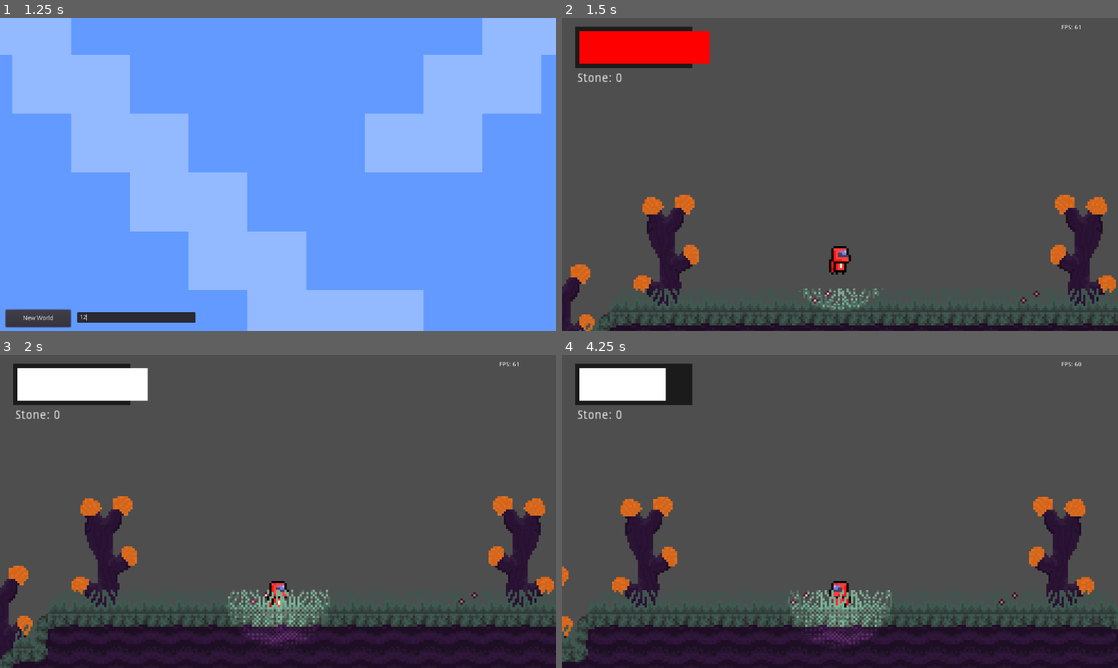
Above: before the commit, frames 1-4 (two rows, left to right).
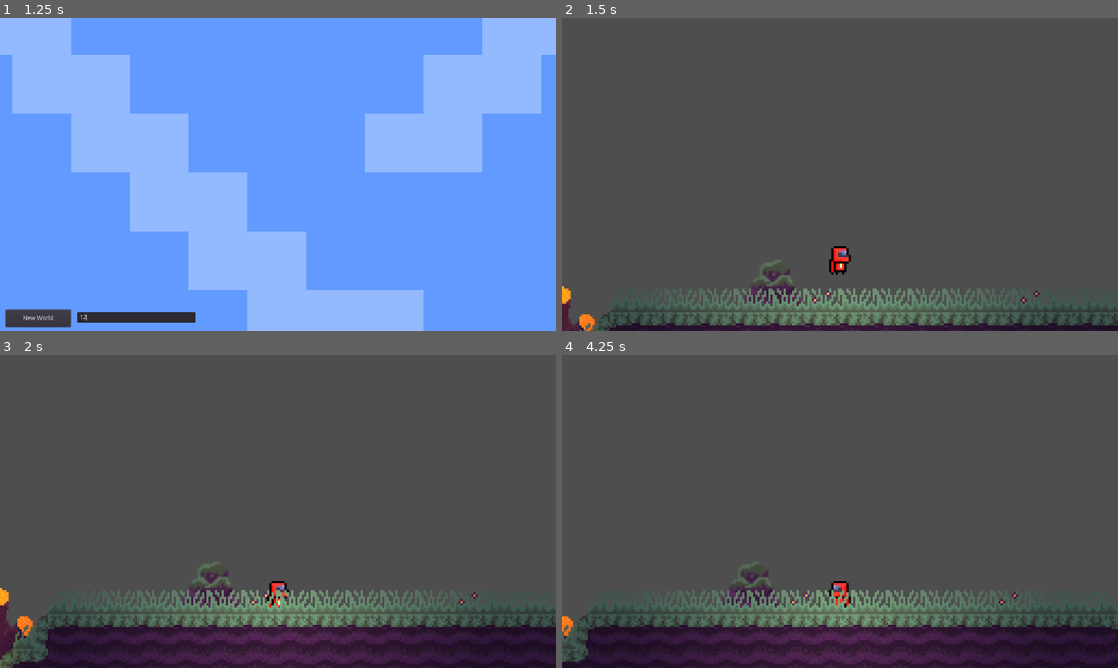
Above: after the commit, the same moments.

Repository: Gluipertje/Space-Union
Game: Godot game, scene res://src/scenes/menu.tscn
Two runs of this game, one before a commit and one after it. Both use one fixed random seed, a clock stepped at 60 frames per second and the inputs below.
Inputs (mouse positions are in pixels of both pictures, inside the frame that each line leads up to):
- Up to frame 1 (1.25 s): click (139, 318) at 0.52 s; type "12" at 0.6 s
- Up to frame 2 (1.5 s): click "New World" at 1.25 s
- Up to frame 3 (2 s): no input
- Up to frame 4 (4.25 s): tap Enter at 2 s; move the mouse to (962, 495) at 2.02 s; press the mouse at (962, 495) at 2.03 s; hold D (move_right) 2.03-3.53 s; tap Space (jump) at 2.27, 3.02 s; move the mouse to (728, 527) at 2.77 s; release the mouse at (728, 527) at 2.78 s; click (728, 527) at 2.85 s; move the mouse to (895, 442) at 3.52 s; hold A (move_left) from 3.53 s (still down); hold Shift (sprint) from 3.53 s (still down); click (895, 442) at 3.8 s

Frame 1 is identical in both runs. In frame 2, 12% of the frame differs, in the area x 0-100%, y 2-100%; in frame 3, 14%; in frame 4, 13%.

Commit message:
cum

Diff:
--- a/src/actors/Player.tscn
+++ b/src/actors/Player.tscn
@@ -2,16 +2,16 @@
 
 [ext_resource path="res://src/actors/PlayerController.gd" type="Script" id=1]
 [ext_resource path="res://src/actors/Animations/playerIdle.tres" type="Texture" id=2]
-[ext_resource path="res://assets/misc/lightgras.png" type="Texture" id=3]
+[ext_resource path="res://assets/2DLight.png" type="Texture" id=3]
 [ext_resource path="res://src/gamelogic/GUI/SaveButton.gd" type="Script" id=5]
 [ext_resource path="res://src/gamelogic/GUI/JetpackBar.gd" type="Script" id=10]
 
-[sub_resource type="RectangleShape2D" id=1]
-extents = Vector2( 5, 7.5 )
+[sub_resource type="CapsuleShape2D" id=1]
+radius = 4.94368
+height = 5.33528
 
 [node name="Player" type="KinematicBody2D"]
 position = Vector2( -2, 0 )
-z_index = -1
 z_as_relative = false
 collision_mask = 4
 script = ExtResource( 1 )
@@ -22,6 +22,11 @@
 maxfallvelocity = 500.0
 sprintmultiplier = 2.0
 
+[node name="Camera2D" type="Camera2D" parent="."]
+offset = Vector2( 0, -39.049 )
+current = true
+zoom = Vector2( 0.2, 0.2 )
+
 [node name="CollisionShape2D" type="CollisionShape2D" parent="."]
 position = Vector2( 0, 0.5 )
 shape = SubResource( 1 )
@@ -29,17 +34,22 @@
 [node name="Sprite" type="Sprite" parent="."]
 texture = ExtResource( 2 )
 
-[node name="Camera2D" type="Camera2D" parent="."]
-offset = Vector2( 0, -39.049 )
-current = true
-zoom = Vector2( 0.2, 0.2 )
+[node name="Light2D" type="Light2D" parent="."]
+texture = ExtResource( 3 )
+texture_scale = 0.4
+color = Color( 0.945098, 0.870588, 0.552941, 1 )
 
-[node name="Control" type="Control" parent="Camera2D"]
+[node name="CanvasLayer" type="CanvasLayer" parent="."]
+follow_viewport_enable = true
+
+[node name="Control" type="Control" parent="CanvasLayer"]
+margin_left = -2.0
+margin_right = -2.0
 __meta__ = {
 "_edit_use_anchors_": false
 }
 
-[node name="Button" type="Button" parent="Camera2D/Control"]
+[node name="Button" type="Button" parent="CanvasLayer/Control"]
 visible = false
 margin_left = -311.0
 margin_top = 153.0
@@ -51,7 +61,7 @@
 "_edit_use_anchors_": false
 }
 
-[node name="FPSText" type="Label" parent="Camera2D/Control"]
+[node name="FPSText" type="Label" parent="CanvasLayer/Control"]
 margin_left = 101.809
 margin_top = -108.088
 margin_right = 127.809
@@ -62,28 +72,7 @@
 "_edit_use_anchors_": false
 }
 
-[node name="Stamina" type="ColorRect" parent="Camera2D/Control"]
-visible = false
-margin_left = -256.0
-margin_top = -143.0
-margin_right = -200.0
-margin_bottom = -103.0
-color = Color( 0.109804, 0.109804, 0.109804, 1 )
-__meta__ = {
-"_edit_use_anchors_": false
-}
-
-[node name="Bar" type="ColorRect" parent="Camera2D/Control/Stamina"]
-visible = false
-margin_left = 0.948174
-margin_top = 4.71761
-margin_right = 38.9482
-margin_bottom = 24.7176
-__meta__ = {
-"_edit_use_anchors_": false
-}
-
-[node name="Jetpack" type="ColorRect" parent="Camera2D/Control"]
+[node name="Jetpack" type="ColorRect" parent="CanvasLayer/Control"]
 margin_left = -122.0
 margin_top = -107.0
 margin_right = -68.0
@@ -94,7 +83,7 @@
 "_edit_use_anchors_": false
 }
 
-[node name="Bar1" type="ColorRect" parent="Camera2D/Control/Jetpack"]
+[node name="Bar1" type="ColorRect" parent="CanvasLayer/Control/Jetpack"]
 margin_left = 2.0
 margin_top = 2.0
 margin_right = 52.0
@@ -103,7 +92,7 @@
 "_edit_use_anchors_": false
 }
 
-[node name="StoneText" type="Label" parent="Camera2D/Control"]
+[node name="StoneText" type="Label" parent="CanvasLayer/Control"]
 margin_left = -121.248
 margin_top = -85.815
 margin_right = -2.24757
@@ -113,9 +102,5 @@
 __meta__ = {
 "_edit_use_anchors_": false
 }
-
-[node name="Light2D" type="Light2D" parent="."]
-texture = ExtResource( 3 )
-color = Color( 1, 0.972549, 0.858824, 1 )
-[connection signal="player_stats_changed" from="." to="Camera2D/Control/Jetpack" method="_on_Player_player_stats_changed"]
-[connection signal="pressed" from="Camera2D/Control/Button" to="Camera2D/Control/Button" method="_on_Button_pressed"]
+[connection signal="player_stats_changed" from="." to="CanvasLayer/Control/Jetpack" method="_on_Player_player_stats_changed"]
+[connection signal="pressed" from="CanvasLayer/Control/Button" to="CanvasLayer/Control/Button" method="_on_Button_pressed"]
--- a/src/actors/PlayerController.gd
+++ b/src/actors/PlayerController.gd
@@ -8,8 +8,8 @@
 var _jumpCount = 0 # This portion declares all 'private' variables which cant be accessed by other scripts
 
 onready var camera = get_node("Camera2D")
-onready var FPSText = get_node("Camera2D/Control/FPSText")
-onready var StoneText = get_node("Camera2D/Control/StoneText")
+onready var FPSText = get_node("CanvasLayer/Control/FPSText")
+onready var StoneText = get_node("CanvasLayer/Control/StoneText")
 #onready var jetpackParticle = get_node( "Particles2D") # This portion gets some other nodes which are attached to the player
 
 var normalJumpStrength = 180
--- a/src/gamelogic/GUI/JetpackBar.gd
+++ b/src/gamelogic/GUI/JetpackBar.gd
@@ -4,7 +4,7 @@
 	$Bar1.color = Color(1, 1, 1, 1)
 
 func _on_Player_player_stats_changed(var player):
-	$Bar1.rect_size.x = 60 * player.JPFuel / player.maxJPFuel
+	$Bar1.rect_size.x = 50 * player.JPFuel / player.maxJPFuel
 	$Bar1.color = Color(1, 1, 1, 1)
 	if !player.canJump or !player.canSprint:
 		$Bar1.color = Color(1, 0, 0, 1)
--- a/src/gamelogic/GUI/NewLoadButtons.gd
+++ b/src/gamelogic/GUI/NewLoadButtons.gd
@@ -1,6 +1,6 @@
 extends Control
 
-onready var newWorld = 'res://src/scenes/templevel.tscn'
+onready var newWorld = 'res://src/scenes/worldAl1.tscn'
 export var seedRaw: = '0'
 
 func _on_Button2_pressed() -> void:
--- a/src/gamelogic/GUI/StaminaBar.gd
+++ /dev/null
@@ -1,4 +0,0 @@
-extends ColorRect
-
-func _on_Player_player_stats_changed(var player):
-	$Bar.rect_size.x = 38 * player.stamina / player.maxStamina
--- a/src/gamelogic/Rocks1.gd
+++ b/src/gamelogic/Rocks1.gd
@@ -2,34 +2,34 @@
 
 var terrain = global.terrainArray
 
-onready var RockAl11 = preload('res://src/obj/alien1/Rock1.tscn')
-onready var RockAl12 = preload('res://src/obj/alien1/Rock2.tscn')
+onready var Rock1 = preload('res://src/obj/alien1/Rock1.tscn')
+onready var Rock2 = preload('res://src/obj/alien1/Rock2.tscn')
 
-onready var rocksAl1S = [RockAl11]
-onready var rocksAl1M = [RockAl12]
-onready var rocksAl1 = [rocksAl1S, rocksAl1M]
+onready var rocksS = [Rock1]
+onready var rocksM = [Rock2]
+onready var rocks = [rocksS, rocksM]
 
 func _ready() -> void:
 	GenRocks1()
 
 func GenRocks1():
 	for x in range(0, terrain.size() - 16):
-		var rockC = rocksAl1[rand_range(0, rocksAl1.size())]
-		var randTS = rand_range(0, rocksAl1S.size())
-		var randTM = rand_range(0, rocksAl1M.size())
+		var rockC = rocks[rand_range(0, rocks.size())]
+		var randTS = rand_range(0, rocksS.size())
+		var randTM = rand_range(0, rocksM.size())
 		var rand = randi() % 10
 		if rand == 5:
-			if rockC == rocksAl1S:
+			if rockC == rocksS:
 				if terrain[x] - terrain[x + 1] != 16 and terrain[x] - terrain[x - 1] != 16:
-					var Rock = rocksAl1S[randTS]
+					var Rock = rocksS[randTS]
 					var Rockin = Rock.instance()
 					Rockin.position = Vector2(x * 16, terrain[x] - 24)
 					Rockin.set_name('Rock_' + str(x))
 					get_tree().get_root().add_child(Rockin, true)
 					print('Rock added at ' + str(x * 16) + ' ' + str(terrain[x] * 16 - 24) + ' On round ' + str(x))
-			elif rockC == rocksAl1M:
+			elif rockC == rocksM:
 				if terrain[x -1] - terrain[x] == 0 and terrain[x] - terrain[x + 1] == 0:
-					var Rock = rocksAl1M[randTM]
+					var Rock = rocksM[randTM]
 					var Rockin = Rock.instance()
 					Rockin.position = Vector2(x * 16, terrain[x] - 24)
 					Rockin.set_name('Rock_' + str(x))
--- a/src/gamelogic/Trees1.gd
+++ b/src/gamelogic/Trees1.gd
@@ -6,8 +6,10 @@
 onready var Tree2 = preload('res://src/obj/alien1/Tree2.tscn')
 onready var Tree3 = preload('res://src/obj/alien1/Tree4.tscn')
 onready var Tree4 = preload('res://src/obj/alien1/Tree5.tscn')
+onready var Tree5 = preload('res://src/obj/alien1/Tree6.tscn')
+onready var Tree6 = preload('res://src/obj/alien1/Tree7.tscn')
 
-onready var trees = [Tree1, Tree2, Tree3, Tree4]
+onready var trees = [Tree1, Tree2, Tree3, Tree4, Tree5, Tree6]
 
 func _ready() -> void:
 	GenTrees1()
--- a/src/misc/RockHarvest.gd
+++ /dev/null
@@ -1,17 +0,0 @@
-extends Area2D
-
-onready var particles = get_node("Particles2D")
-
-var maxHealth = 3
-var health = 3
-
-func _input_event(viewport, event, shape_idx):
-	if event.is_action_pressed('lclick'):
-		print("Clicked")
-		particles.set_emitting(true)
-		if health > 0:
-			health -= 1
-
-		if health == 0:
-			global.playerInventoryStone += randi() % 6
-			queue_free()
--- /dev/null
+++ b/src/misc/RockHarvestAl1.gd
@@ -0,0 +1,28 @@
+extends Area2D
+
+onready var particles = load("res://src/misc/rockMinePartAl1.tscn")
+
+var maxHealth = 3
+var health = 3
+
+func _enter_tree() -> void:
+	var rand = randi() % 2
+	if rand == 1:
+		$Sprite.set_flip_h(true)
+	else:
+		$Sprite.set_flip_h(false)
+
+func _input_event(viewport, event, shape_idx):
+	if event.is_action_pressed('lclick'):
+		print("Clicked")
+		var particles_inst = particles.instance()
+		add_child(particles_inst)
+
+		if health == 0:
+			add_child(particles_inst)
+			print("bruh")
+			global.playerInventoryStone += randi() % 6
+			queue_free()
+
+		if health > 0:
+			health -= 1
--- /dev/null
+++ b/src/misc/deleteParticles.gd
@@ -0,0 +1,4 @@
+extends Particles2D
+
+func _on_Timer_timeout() -> void:
+	queue_free()
--- /dev/null
+++ b/src/misc/randomDirection.gd
@@ -0,0 +1,8 @@
+extends Area2D
+
+func _enter_tree() -> void:
+	var rand = randi() % 2
+	if rand == 1:
+		$Sprite.set_flip_h(true)
+	else:
+		$Sprite.set_flip_h(false)
--- /dev/null
+++ b/src/misc/rockMinePartAl1.tscn
@@ -0,0 +1,18 @@
+[gd_scene load_steps=4 format=2]
+
+[ext_resource path="res://src/misc/deleteParticles.gd" type="Script" id=1]
+[ext_resource path="res://assets/part12.png" type="Texture" id=2]
+[ext_resource path="res://src/obj/alien1/Rock.tres" type="Material" id=3]
+
+[node name="Particles2D" type="Particles2D"]
+position = Vector2( 0, 10 )
+lifetime = 2.0
+explosiveness = 1.0
+process_material = ExtResource( 3 )
+texture = ExtResource( 2 )
+script = ExtResource( 1 )
+
+[node name="Timer" type="Timer" parent="."]
+wait_time = 2.0
+autostart = true
+[connection signal="timeout" from="Timer" to="." method="_on_Timer_timeout"]
--- a/src/obj/alien1/Rock1.tscn
+++ b/src/obj/alien1/Rock1.tscn
@@ -1,9 +1,7 @@
-[gd_scene load_steps=6 format=2]
+[gd_scene load_steps=4 format=2]
 
 [ext_resource path="res://assets/Deco/Alien1/Rock14.png" type="Texture" id=1]
-[ext_resource path="res://src/misc/RockHarvest.gd" type="Script" id=2]
-[ext_resource path="res://assets/part12.png" type="Texture" id=3]
-[ext_resource path="res://src/obj/alien1/Rock.tres" type="Material" id=4]
+[ext_resource path="res://src/misc/RockHarvestAl1.gd" type="Script" id=2]
 
 [sub_resource type="RectangleShape2D" id=1]
 extents = Vector2( 8.18349, 24.1896 )
@@ -19,13 +17,3 @@
 
 [node name="CollisionShape2D" type="CollisionShape2D" parent="."]
 shape = SubResource( 1 )
-
-[node name="Particles2D" type="Particles2D" parent="."]
-emitting = false
-amount = 16
-lifetime = 0.5
-one_shot = true
-explosiveness = 1.0
-randomness = 0.57
-process_material = ExtResource( 4 )
-texture = ExtResource( 3 )
--- a/src/obj/alien1/Rock2.tscn
+++ b/src/obj/alien1/Rock2.tscn
@@ -1,9 +1,10 @@
 [gd_scene load_steps=6 format=2]
 
 [ext_resource path="res://assets/Deco/Alien1/Rock13.png" type="Texture" id=1]
-[ext_resource path="res://src/misc/RockHarvest.gd" type="Script" id=2]
+[ext_resource path="res://src/misc/RockHarvestAl1.gd" type="Script" id=2]
 [ext_resource path="res://assets/part12.png" type="Texture" id=3]
 [ext_resource path="res://src/obj/alien1/Rock.tres" type="Material" id=4]
+
 
 [sub_resource type="RectangleShape2D" id=1]
 extents = Vector2( 16.0278, 12.3879 )
--- a/src/obj/alien1/Tree2.tscn
+++ b/src/obj/alien1/Tree2.tscn
@@ -1,12 +1,27 @@
-[gd_scene load_steps=2 format=2]
+[gd_scene load_steps=4 format=2]
 
 [ext_resource path="res://assets/Deco/Alien1/Tree13.png" type="Texture" id=1]
+[ext_resource path="res://src/misc/randomDirection.gd" type="Script" id=2]
+[ext_resource path="res://assets/2DLight.png" type="Texture" id=3]
 
 [node name="Area" type="Area2D"]
 z_index = -10
+script = ExtResource( 2 )
 
 [node name="Sprite" type="Sprite" parent="."]
 texture = ExtResource( 1 )
 
 [node name="CollisionPolygon2D" type="CollisionPolygon2D" parent="."]
 polygon = PoolVector2Array( 7.5653, -28.9641, 11.2922, -25.6227, 9.36447, -20.6107, 9.65257, -12.5477, 8.22018, -6.2672 …(668 unchanged characters)…
+
+[node name="Light2D" type="Light2D" parent="."]
+position = Vector2( -7.97202, -26.4073 )
+texture = ExtResource( 3 )
+texture_scale = 0.1
+color = Color( 1, 0.607843, 0, 1 )
+
+[node name="Light2D2" type="Light2D" parent="."]
+position = Vector2( 11.2937, 11.4598 )
+texture = ExtResource( 3 )
+texture_scale = 0.1
+color = Color( 1, 0.607843, 0, 1 )
--- a/src/obj/alien1/Tree3.tscn
+++ b/src/obj/alien1/Tree3.tscn
@@ -1,12 +1,27 @@
-[gd_scene load_steps=2 format=2]
+[gd_scene load_steps=4 format=2]
 
 [ext_resource path="res://assets/Deco/Alien1/Tree12.png" type="Texture" id=1]
+[ext_resource path="res://src/misc/randomDirection.gd" type="Script" id=2]
+[ext_resource path="res://assets/2DLight.png" type="Texture" id=3]
 
 [node name="Area" type="Area2D"]
 z_index = -10
+script = ExtResource( 2 )
 
 [node name="Sprite" type="Sprite" parent="."]
 texture = ExtResource( 1 )
 
 [node name="CollisionPolygon2D" type="CollisionPolygon2D" parent="."]
 polygon = PoolVector2Array( 7.5653, -28.9641, 11.2922, -25.6227, 9.36447, -20.6107, 9.65257, -12.5477, 8.22018, -6.2672 …(668 unchanged characters)…
+
+[node name="Light2D" type="Light2D" parent="."]
+position = Vector2( -11.2937, -2.82343 )
+texture = ExtResource( 3 )
+texture_scale = 0.1
+color = Color( 1, 0.607843, 0, 1 )
+
+[node name="Light2D2" type="Light2D" parent="."]
+position = Vector2( 6.47727, -24.9126 )
+texture = ExtResource( 3 )
+texture_scale = 0.1
+color = Color( 1, 0.607843, 0, 1 )
--- a/src/obj/alien1/Tree4.tscn
+++ b/src/obj/alien1/Tree4.tscn
@@ -1,13 +1,29 @@
-[gd_scene load_steps=2 format=2]
+[gd_scene load_steps=4 format=2]
 
-[ext_resource path="res://assets/Deco/Alien1/Tree14.png" type="Texture" id=1]
+[ext_resource path="res://assets/Deco/Alien1/Tree16.png" type="Texture" id=1]
+[ext_resource path="res://src/misc/randomDirection.gd" type="Script" id=2]
+[ext_resource path="res://assets/2DLight.png" type="Texture" id=3]
 
 [node name="Area" type="Area2D"]
 z_index = -10
+script = ExtResource( 2 )
 
 [node name="Sprite" type="Sprite" parent="."]
 texture = ExtResource( 1 )
 
 [node name="CollisionPolygon2D" type="CollisionPolygon2D" parent="."]
-scale = Vector2( -1, 1 )
-polygon = PoolVector2Array( 7.5653, -28.9641, 11.2922, -25.6227, 9.36447, -20.6107, 9.65257, -12.5477, 8.22018, -6.2672, 3.4529, -0.819832, 4.1434, 9.48901, 7.43678, 7.7905, 12.8343, 6.24835, 15.6616, 9.46116, 15.1475, 14.7302, 11.9347, 15.8868, 9.49298, 16.7864, 6.79423, 20.5132, 6.40868, 26.1678, 9.23596, 31.8223, -8.75578, 32.2079, -6.44255, 26.1678, -5.9285, 19.2281, -7.47065, 15.3727, -6.69958, 6.63389, -13.7678, 2.39298, -16.081, -0.691322, -15.0529, -6.60289, -10.555, -8.40207, -7.08512, -6.08884, -5.15743, -3.26157, -4.51487, -12.5145, -8.24173, -16.4983, -8.75578, -19.3256, -12.0971, -22.4099, -14.1533, -24.7231, -12.9967, -29.8636, -9.65536, -31.4058, -5.28594, -31.1488, -2.58718, -28.45, -1.94462, -24.7231, -0.659492, -22.0244, 0.11158, -25.7512, 2.29629, -28.8355 )
+polygon = PoolVector2Array( -5.94589, -9.22643, -2.7903, 1.02924, -2.94808, 10.6538, -7.52368, 8.60266, -10.9948, 7.02487, -14.9393, 9.8649, -13.6771, 14.5983, -8.62814, 16.1761, -5.31477, 22.4873, -8.78592, 31.7963, 9.35873, 31.954, 6.04536, 21.8561, 6.67648, 15.545, 7.46537, 10.496, 6.04536, 6.39375, 13.1454, 2.29148, 16.301, -1.02189, 15.1966, -5.5975, 12.041, -7.33307, 6.36092, -2.12635, 3.52088, -6.54417, 1.78531, -12.382, 3.67867, -14.4332, 1.62753, -17.7465, -1.84362, -19.4821, -6.41923, -18.5354, -7.83924, -14.1176 )
+
+[node name="Light2D" type="Light2D" parent="."]
+position = Vector2( -13.542, 2.81029 )
+texture = ExtResource( 3 )
+offset = Vector2( 10.7941, -17.7061 )
+texture_scale = 0.1
+color = Color( 1, 0.607843, 0, 1 )
+
+[node name="Light2D2" type="Light2D" parent="."]
+position = Vector2( -23.4006, 27.9785 )
+texture = ExtResource( 3 )
+offset = Vector2( 10.7941, -17.7061 )
+texture_scale = 0.1
+color = Color( 1, 0.607843, 0, 1 )
--- a/src/obj/alien1/Tree5.tscn
+++ b/src/obj/alien1/Tree5.tscn
@@ -1,13 +1,22 @@
-[gd_scene load_steps=2 format=2]
+[gd_scene load_steps=4 format=2]
 
-[ext_resource path="res://assets/Deco/Alien1/Tree15.png" type="Texture" id=1]
+[ext_resource path="res://assets/Deco/Alien1/Tree17.png" type="Texture" id=1]
+[ext_resource path="res://src/misc/randomDirection.gd" type="Script" id=2]
+[ext_resource path="res://assets/2DLight.png" type="Texture" id=3]
 
 [node name="Area" type="Area2D"]
 z_index = -10
+script = ExtResource( 2 )
 
 [node name="Sprite" type="Sprite" parent="."]
+z_index = -10
 texture = ExtResource( 1 )
 
 [node name="CollisionPolygon2D" type="CollisionPolygon2D" parent="."]
-scale = Vector2( -1, 1 )
-polygon = PoolVector2Array( 7.5653, -28.9641, 11.2922, -25.6227, 9.36447, -20.6107, 9.65257, -12.5477, 8.22018, -6.2672, 3.4529, -0.819832, 4.1434, 9.48901, 7.43678, 7.7905, 12.8343, 6.24835, 15.6616, 9.46116, 15.1475, 14.7302, 11.9347, 15.8868, 9.49298, 16.7864, 6.79423, 20.5132, 6.40868, 26.1678, 9.23596, 31.8223, -8.75578, 32.2079, -6.44255, 26.1678, -5.9285, 19.2281, -7.47065, 15.3727, -6.69958, 6.63389, -13.7678, 2.39298, -16.081, -0.691322, -15.0529, -6.60289, -10.555, -8.40207, -7.08512, -6.08884, -5.15743, -3.26157, -4.51487, -12.5145, -8.24173, -16.4983, -8.75578, -19.3256, -12.0971, -22.4099, -14.1533, -24.7231, -12.9967, -29.8636, -9.65536, -31.4058, -5.28594, -31.1488, -2.58718, -28.45, -1.94462, -24.7231, -0.659492, -22.0244, 0.11158, -25.7512, 2.29629, -28.8355 )
+polygon = PoolVector2Array( -5.94589, -9.22643, -2.7903, 1.02924, -2.94808, 10.6538, -7.52368, 8.60266, -10.9948, 7.02487, -14.9393, 9.8649, -13.6771, 14.5983, -8.62814, 16.1761, -5.31477, 22.4873, -8.78592, 31.7963, 9.35873, 31.954, 6.04536, 21.8561, 6.67648, 15.545, 7.46537, 10.496, 6.04536, 6.39375, 13.1454, 2.29148, 16.301, -1.02189, 15.1966, -5.5975, 12.041, -7.33307, 6.36092, -2.12635, 3.52088, -6.54417, 1.78531, -12.382, 3.67867, -14.4332, 1.62753, -17.7465, -1.84362, -19.4821, -6.41923, -18.5354, -7.83924, -14.1176 )
+
+[node name="Light2D" type="Light2D" parent="."]
+position = Vector2( -1.78993, -14.7172 )
+texture = ExtResource( 3 )
+texture_scale = 0.1
+color = Color( 1, 0.607843, 0, 1 )
--- /dev/null
+++ b/src/obj/alien1/Tree6.tscn
@@ -0,0 +1,28 @@
+[gd_scene load_steps=4 format=2]
+
+[ext_resource path="res://assets/Deco/Alien1/Tree18.png" type="Texture" id=1]
+[ext_resource path="res://src/misc/randomDirection.gd" type="Script" id=2]
+[ext_resource path="res://assets/2DLight.png" type="Texture" id=3]
+
+[node name="Area" type="Area2D"]
+z_index = -10
+script = ExtResource( 2 )
+
+[node name="Sprite" type="Sprite" parent="."]
+z_index = -10
+texture = ExtResource( 1 )
+
+[node name="CollisionPolygon2D" type="CollisionPolygon2D" parent="."]
+polygon = PoolVector2Array( -5.94589, -9.22643, -8.02296, -10.6767, -12.7974, -11.3588, -15.6109, -7.09587, -12.1637, -0.464149, -3.23888, 5.26538, -2.94808, 10.6538, -7.52368, 8.60266, -10.9948, 7.02487, -14.9393, 9.8649, -13.6771, 14.5983, -8.62814, 16.1761, -5.31477, 22.4873, -8.78592, 31.7963, 9.35873, 31.954, 6.04536, 21.8561, 6.67648, 15.545, 7.46537, 10.496, 6.04536, 6.39375, 13.1454, 2.29148, 16.301, -1.02189, 15.1966, -5.5975, 12.041, -7.33307, 8.40107, -6.61069, 5.24632, -2.45565, 3.32269, -5.99512, 3.70742, -10.9966, 4.59518, -14.2575, 2.46374, -18.8614, -1.79915, -20.3108, -4.69791, -18.5204, -5.29472, -12.9787, -2.82224, -7.77793, -4.78317, -3.17401 )
+
+[node name="Light2D" type="Light2D" parent="."]
+position = Vector2( -0.429166, -16.1826 )
+texture = ExtResource( 3 )
+texture_scale = 0.1
+color = Color( 1, 0.607843, 0, 1 )
+
+[node name="Light2D2" type="Light2D" parent="."]
+position = Vector2( -11.6293, 9.9859 )
+texture = ExtResource( 3 )
+texture_scale = 0.1
+color = Color( 1, 0.607843, 0, 1 )
--- /dev/null
+++ b/src/obj/alien1/Tree7.tscn
@@ -0,0 +1,30 @@
+[gd_scene load_steps=4 format=2]
+
+[ext_resource path="res://assets/Deco/Alien1/Tree19.png" type="Texture" id=1]
+[ext_resource path="res://src/misc/randomDirection.gd" type="Script" id=2]
+[ext_resource path="res://assets/2DLight.png" type="Texture" id=3]
+
+[node name="Area" type="Area2D"]
+z_index = -10
+script = ExtResource( 2 )
+
+[node name="Sprite" type="Sprite" parent="."]
+z_index = -10
+texture = ExtResource( 1 )
+
+[node name="CollisionPolygon2D" type="CollisionPolygon2D" parent="."]
+polygon = PoolVector2Array( -15.4109, -6.60164, -12.5768, -0.650131, -3.13, 5.30138, -2.94808, 10.6538, -7.52368, 8.60266, -10.9948, 7.02487, -14.9393, 9.8649, -13.6771, 14.5983, -8.62814, 16.1761, -5.31477, 22.4873, -8.78592, 31.7963, 9.35873, 31.954, 6.04536, 21.8561, 6.67648, 15.545, 7.46537, 10.496, 6.04536, 6.39375, 13.1454, 2.29148, 15.6692, -0.933537, 15.1966, -5.5975, 12.041, -7.33307, 8.67855, -6.79058, 6.36092, -2.12635, 4.52195, -3.67312, 3.10492, -7.16845, 4.0496, -11.1361, 4.23854, -14.6315, 3.01045, -19.0715, -1.24063, -20.1106, -3.98022, -18.3157, -4.9249, -13.0255, -3.60234, 0.577959, -6.4364, -10.1914, -12.9547, -11.1361 )
+
+[node name="Light2D" type="Light2D" parent="."]
+position = Vector2( -0.972061, -15.5337 )
+texture = ExtResource( 3 )
+offset = Vector2( -3.59202, -12.5883 )
+texture_scale = 0.1
+color = Color( 1, 0.607843, 0, 1 )
+
+[node name="Light2D2" type="Light2D" parent="."]
+position = Vector2( 12.4895, -2.77148 )
+texture = ExtResource( 3 )
+offset = Vector2( -3.59202, -12.5883 )
+texture_scale = 0.1
+color = Color( 1, 0.607843, 0, 1 )
--- a/src/scenes/templevel.tscn
+++ b/src/scenes/worldAl1.tscn
@@ -8,6 +8,7 @@
 
 [node name="TileMap" parent="." instance=ExtResource( 1 )]
 position = Vector2( 0, 0 )
+z_index = 1
 
 [node name="Rocks1" type="Node2D" parent="."]
 script = ExtResource( 2 )
Binary file added: assets/2DLight.png
Not shown, removed: assets/Deco/Alien1/Rock13.png.import
Binary file removed: assets/Deco/Alien1/Tree14.png
Binary file removed: assets/Deco/Alien1/Tree15.png
Binary file added: assets/Deco/Alien1/Tree16.png
Not shown, added: assets/Deco/Alien1/Tree16.png.import
Binary file added: assets/Deco/Alien1/Tree17.png
Not shown, added: assets/Deco/Alien1/Tree17.png.import
Binary file added: assets/Deco/Alien1/Tree18.png
Not shown, added: assets/Deco/Alien1/Tree18.png.import
Binary file added: assets/Deco/Alien1/Tree19.png
Not shown, changed: assets/Deco/Alien1/Tree19.png.import
(and 1 more such lines)
